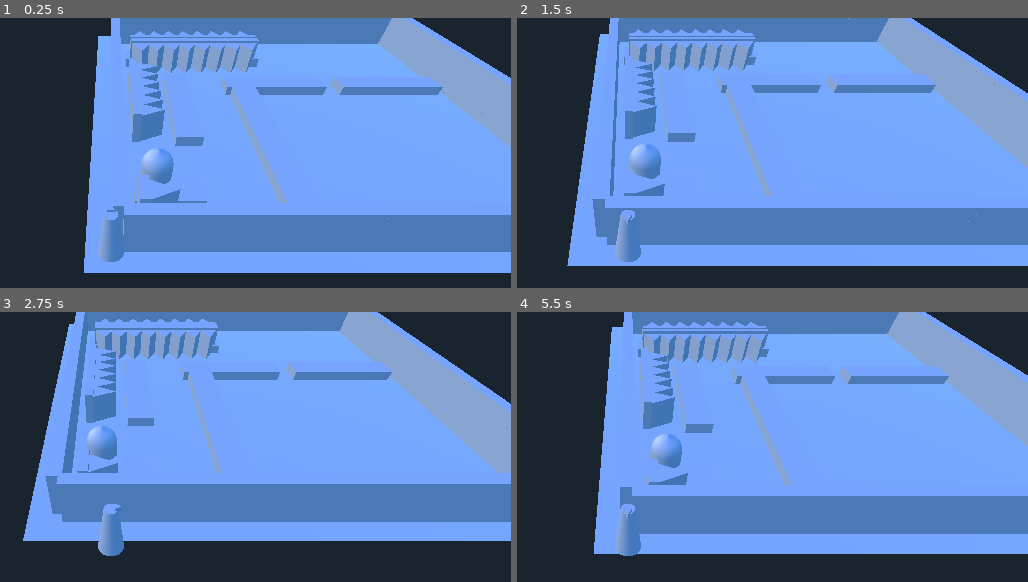
Above: before the commit, frames 1-4 (two rows, left to right).
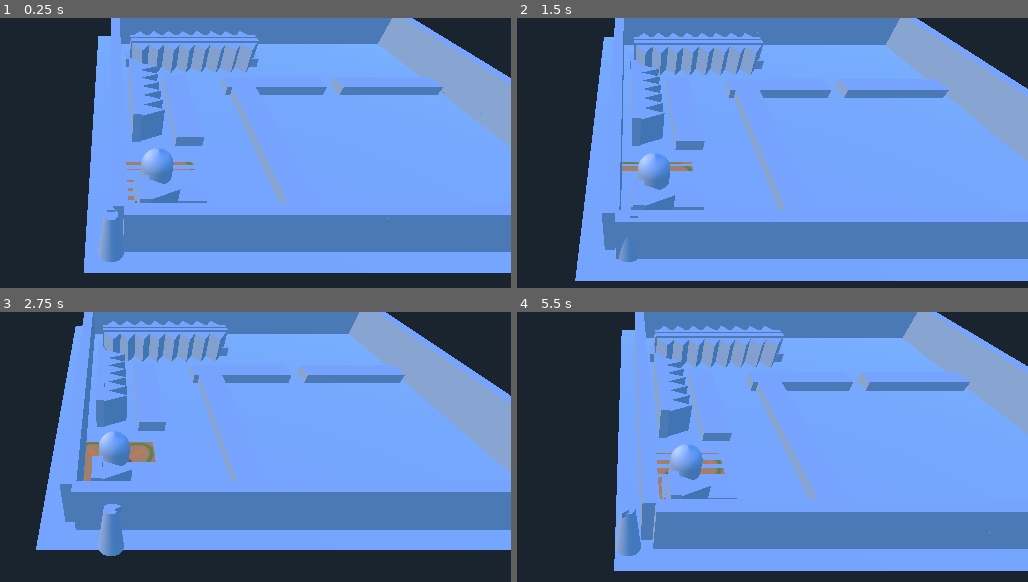
Above: after the commit, the same moments.

Repository: DevinPentecost/ld42
Game: Godot game, scene res://test_scenes/caleb_test.tscn
Two runs of this game, one before a commit and one after it. Both use one fixed random seed, a clock stepped at 60 frames per second and the inputs below. The project has no main scene, so this scene is started directly.
Inputs (mouse positions are in pixels of both pictures, inside the frame that each line leads up to):
- Up to frame 1 (0.25 s): no input
- Up to frame 2 (1.5 s): tap Enter at 0.5 s; move the mouse to (803, 228) at 0.52 s; hold D (player_move_right) 0.53-1.28 s; tap Space (player_action) at 0.6, 1.35 s; click (803, 228) at 0.67 s; move the mouse to (outside the picture) at 1.27 s; hold S (player_move_down) from 1.28 s (still down)
- Up to frame 3 (2.75 s): move the mouse to (189, 444) at 2.02 s; release S (player_move_down) at 2.03 s; hold D (player_move_right) from 2.03 s (still down); tap Space (player_action) at 2.1 s
- Up to frame 4 (5.5 s): move the mouse to (outside the picture) at 2.77 s; release D (player_move_right) at 2.78 s; hold W (player_move_up) 2.78-3.53 s; tap Space (player_action) every 0.75 s from 2.85 to 5.1 s; click (outside the picture) at 2.92 s; move the mouse to (outside the picture) at 3.52 s; hold A (player_move_left) 3.53-5.03 s; move the mouse to (outside the picture) at 4.27 s; move the mouse to (670, 546) at 5.02 s; hold S (player_move_down) from 5.03 s (still down); click (670, 546) at 5.17 s

The runs differ from the first frame. In frame 1, 0.1% of the frame differs, in the area x 24-39%, y 53-68%; in frame 2, 25%; in frame 3, 21%; in frame 4, 28%, in the area x 15-100%, y 0-96%.

Commit message:
Food and fixes
Wired up feeding the kennel. Also squashed some bugs

Diff:
--- a/project/objects/game/GameController.gd
+++ b/project/objects/game/GameController.gd
@@ -3,6 +3,7 @@
 signal game_over(time, adoptions)
 signal score_changed(time, adoptions)
 signal food_changed(food_amount)
+signal not_enough_food
 
 #Scoring
 var time = 0
@@ -13,7 +14,7 @@
 
 #Food
 const MAX_PLAYER_FOOD = 10
-var player_food = MAX_PLAYER_FOOD setget _set_player_food
+var _player_food = 10 setget _set_player_food
 
 #Dog spawning
 onready var _spawn_timer = $SpawnTimer
@@ -32,6 +33,11 @@
 	#Spawn the first dog
 	_start_dog_spawn()
 
+	player_feed_kennel(null)
+	player_feed_kennel(null)
+	player_feed_kennel(null)
+	player_feed_kennel(null)
+
 	#Track every frame
 	set_process(true)
 
@@ -42,6 +48,7 @@
 	_update_score()
 
 func _update_score():
+	#GUI should be listening!
 	emit_signal("score_changed", time, adoptions)
 
 func _start_dog_spawn():
@@ -66,11 +73,14 @@
 	#A good number?
 	new_food = max(new_food, 0)
 	new_food = min(new_food, MAX_PLAYER_FOOD)
-	player_food = new_food
+	_player_food = new_food
+
+	#Alert whoever is listening
+	emit_signal("food_changed", _player_food)
 
 func can_player_spend_food():
 	#Do we have any?
-	return player_food > 0
+	return _player_food > 0
 
 func spend_player_food(amount=1):
 	#Can we feed anything?
@@ -78,8 +88,10 @@
 		return null
 
 	#Remove food from the player's inventory
-	player_food -= 1
-	return player_food
+	_set_player_food(_player_food - 1)
+
+	#Return the amount remaining
+	return _player_food
 
 func fill_player_food(amount=null):
 	#Was an amount specified?
@@ -89,6 +101,23 @@
 
 	#Set it
 	_set_player_food(amount)
+
+func player_feed_kennel(kennel_node):
+	#A kennel is attempting to feed
+
+	#Can we?
+	print(_player_food)
+	if can_player_spend_food():
+		#We spend that food
+		var remaining_food = spend_player_food()
+		print("Remaining food: ", remaining_food)
+
+		#Tell the kennel to be happy or whatever
+		pass
+	else:
+		#We need to alert folks that there wasn't enough food
+		print("OUT OF FOOD")
+		emit_signal("not_enough_food")
 
 func on_Kennel_dog_adopted(kennel):
 
--- a/project/objects/kennel/Kennel.gd
+++ b/project/objects/kennel/Kennel.gd
@@ -21,17 +21,16 @@
 	#Is the player here?
 	if _active:
 		#We respond!
+		get_tree().call_group("game_controller", "player_feed_kennel", self)
 		print("FEED THAT DOG?!?!")
 
 	pass
 
 func _on_ActionArea_body_entered(body):
-
 	#For now, assume it's the player
 	_active = true
 
 
 func _on_ActionArea_body_exited(body):
-
 	#For now, assume it's the player
 	_active = false
--- a/project/objects/kennel/Kennel.tscn
+++ b/project/objects/kennel/Kennel.tscn
@@ -96,7 +96,7 @@
 priority = 0.0
 monitoring = true
 monitorable = true
-collision_layer = 1
+collision_layer = 4
 collision_mask = 1
 audio_bus_override = false
 audio_bus_name = "Master"
@@ -104,7 +104,7 @@
 reverb_bus_name = "Master"
 reverb_bus_amount = 0.0
 reverb_bus_uniformity = 0.0
-_sections_unfolded = [ "Transform" ]
+_sections_unfolded = [ "Collision", "Transform" ]
 
 [node name="CollisionShape" type="CollisionShape" parent="ActionArea" index="0"]
 
--- a/project/objects/player/Player.gd
+++ b/project/objects/player/Player.gd
@@ -12,10 +12,10 @@
 var _movement_input = [false, false, false, false]
 
 #Movement variables
-const PI2 = 2*PI
 var desired_angle = null
-const _player_rotation_speed = 5 #Radians a second?
-const _player_movement_speed = 100 #Units per second
+const _player_rotation_lock = 0.1 #Radians to 'lock' to desired angle
+const _player_rotation_speed = 2.3 #Radians a second?
+const _player_movement_speed = 140 #Units per second
 const _player_movement_angle = PI/2 #Radians away from target before player starts moving
 
 #Action variables
@@ -65,9 +65,15 @@
 	#How far to move?
 	var angular_distance = desired_angle - rotation.y
 
+	#Are we close enough to just face it?
+	if abs(angular_distance) <= _player_rotation_lock:
+		#Just face it
+		rotation.y = desired_angle
+		return
+
 	#Across the circle?
 	if angular_distance < 0:
-		angular_distance += PI2
+		angular_distance += PI*2
 
 	#Which way to go?
 	var rotation_direction = 1
@@ -76,20 +82,17 @@
 		rotation_direction = -1
 
 	#Now rotate that much
-	var rotation_amount = _player_rotation_speed * rotation_direction * delta
-	var target_rotation = rotation.y + rotation_amount
+	var rotation_amount = _player_rotation_speed * rotation_direction
+	rotation_amount *= delta
 
-	#Did we go past it?
-	if (rotation_direction == 1) and (target_rotation >= desired_angle) or (rotation_direction == -1) and (target_rotation <= desired_angle):
-		#Just stop there
-		rotation.y = desired_angle
-	else:
-		#Rotate that amount
-		rotation.y = target_rotation
+	#Do the rotate
+	rotation.y += rotation_amount
 
 	#If we rotated past
-	if rotation.y > PI2:
-		rotation.y -= PI2
+	if rotation.y > PI:
+		rotation.y -= 2*PI
+	if rotation.y < -PI:
+		rotation.y += 2*PI
 
 func _handle_player_motion(delta):
 	#Is the player moving at all?
@@ -97,9 +100,10 @@
 		return
 
 	#First, are we looking close enough to move?
-	var angular_distance = abs(rotation.y - desired_angle)
-	var angular_distance_mod = abs(rotation.y - (desired_angle + PI2))
-	#print('D ', angular_distance, ' DM ', angular_distance_mod)
+	var angular_distance = abs(desired_angle - rotation.y)
+	var angular_distance_mod = abs(desired_angle - (rotation.y + 2*PI))
+
+	#Facing close enough to start moving?
 	if angular_distance < _player_movement_angle or angular_distance_mod < _player_movement_angle:
 		#We can start moving
 
@@ -115,25 +119,29 @@
 func _calculate_desired_angle():
 	#Figure out where the player wants to rotate towards
 	#Huge ugly match statement because I'm math dumb
+	var angle = null
 	match _movement_input:
 		[true, false, false, false]:
-			return 0
+			angle = 0
 		[true, true, false, false]:
-			return PI/4
+			angle = PI/4
 		[false, true, false, false]:
-			return 2*PI/4
+			angle = 2*PI/4
 		[false, true, true, false]:
-			return 3*PI/4
+			angle = 3*PI/4
 		[false, false, true, false]:
-			return 4*PI/4
+			angle = PI
 		[false, false, true, true]:
-			return 5*PI/4
+			angle = -3*PI/4
 		[false, false, false, true]:
-			return 6*PI/4
+			angle = -2*PI/4
 		[true, false, false, true]:
-			return 7*PI/4
+			angle = -PI/4
 		_:
 			return null
+
+	#Adjust the angle
+	return angle
 
 
 
--- a/project/objects/shelter_items/food_bucket.gd
+++ b/project/objects/shelter_items/food_bucket.gd
@@ -9,7 +9,9 @@
 signal on_cooldown_done
 signal on_food_full
 
+
 # Internal things
+var _active = false
 var current_cooldown_seconds = 0
 var current_food = max_food / 2
 
@@ -61,10 +63,18 @@
 	return food_to_give
 
 func on_player_action():
-	# Detect if the player is in contact
-	var is_nearby = true
-	if is_nearby == true:
+	#Is the player interacting with the bucket?
+	if _active:
 		# Give the player food!
 		get_tree().call_group("game_controller", "fill_player_food", request_food())
 
 	pass
+
+func _on_ActionArea_body_entered(body):
+	#For now, assume it's the player
+	print(body)
+	_active = true
+
+func _on_ActionArea_body_exited(body):
+	#For now, assume it's the player
+	_active = false
--- a/project/objects/shelter_items/food_bucket.tscn
+++ b/project/objects/shelter_items/food_bucket.tscn
@@ -1,9 +1,14 @@
-[gd_scene load_steps=5 format=2]
+[gd_scene load_steps=7 format=2]
 
 [ext_resource path="res://objects/shelter_items/food_bucket.gd" type="Script" id=1]
 [ext_resource path="res://objects/shelter_items/tile_floor.tscn" type="PackedScene" id=2]
+[ext_resource path="res://objects/shelter_items/food_mat.png" type="Texture" id=3]
 
-[sub_resource type="CapsuleMesh" id=1]
+[sub_resource type="SphereShape" id=1]
+
+radius = 2.0
+
+[sub_resource type="CapsuleMesh" id=2]
 
 custom_aabb = AABB( 0, 0, 0, 0, 0, 0 )
 radius = 1.0
@@ -11,12 +16,12 @@
 radial_segments = 64
 rings = 8
 
-[sub_resource type="CapsuleShape" id=2]
+[sub_resource type="CapsuleShape" id=3]
 
 radius = 1.0
 height = 1.0
 
-[node name="food_bucket" type="Spatial" index="0" groups=[
+[node name="food_bucket" type="Spatial" groups=[
 "food",
 ]]
 
@@ -27,9 +32,50 @@
 food_given_when_activated = 30
 activation_cooldown_seconds = 5
 
-[node name="MeshInstance" type="MeshInstance" parent="." index="0"]
+[node name="ActionArea" type="Area" parent="." index="0"]
 
-transform = Transform( 0.7, 0, 0, 0, -1.14044e-07, -0.7, 0, 0.7, -1.14044e-07, 0, 0.7, 0 )
+input_ray_pickable = false
+input_capture_on_drag = false
+space_override = 0
+gravity_point = true
+gravity_distance_scale = 0.0
+gravity_vec = Vector3( 0, -1, 0 )
+gravity = 9.8
+linear_damp = 0.1
+angular_damp = 1.0
+priority = 0.0
+monitoring = true
+monitorable = true
+collision_layer = 4
+collision_mask = 1
+audio_bus_override = false
+audio_bus_name = "Master"
+reverb_bus_enable = false
+reverb_bus_name = "Master"
+reverb_bus_amount = 0.0
+reverb_bus_uniformity = 0.0
+_sections_unfolded = [ "Collision" ]
+
+[node name="CollisionShape" type="CollisionShape" parent="ActionArea" index="0"]
+
+shape = SubResource( 1 )
+disabled = false
+
+[node name="StaticBody" type="StaticBody" parent="." index="1"]
+
+transform = Transform( 0.7, 0, 0, 0, -1.14044e-007, -0.7, 0, 0.7, -1.14044e-007, 0, 0.7, 0 )
+input_ray_pickable = true
+input_capture_on_drag = false
+collision_layer = 2
+collision_mask = 1
+friction = 1.0
+bounce = 0.0
+constant_linear_velocity = Vector3( 0, 0, 0 )
+constant_angular_velocity = Vector3( 0, 0, 0 )
+_sections_unfolded = [ "Collision" ]
+
+[node name="MeshInstance" type="MeshInstance" parent="StaticBody" index="0"]
+
 layers = 1
 material_override = null
 cast_shadow = 1
@@ -39,39 +85,50 @@
 lod_min_hysteresis = 0.0
 lod_max_distance = 0.0
 lod_max_hysteresis = 0.0
-mesh = SubResource( 1 )
+mesh = SubResource( 2 )
 skeleton = NodePath("..")
 material/0 = null
 _sections_unfolded = [ "Transform" ]
 
-[node name="Area" type="Area" parent="MeshInstance" index="0"]
+[node name="CollisionShape" type="CollisionShape" parent="StaticBody" index="1"]
 
-input_ray_pickable = false
-input_capture_on_drag = false
-space_override = 0
-gravity_point = false
-gravity_distance_scale = 0.0
-gravity_vec = Vector3( 0, -1, 0 )
-gravity = 9.8
-linear_damp = 0.1
-angular_damp = 1.0
-priority = 0.0
-monitoring = true
-monitorable = true
-collision_layer = 1
-collision_mask = 1
-audio_bus_override = false
-audio_bus_name = "Master"
-reverb_bus_enable = false
-reverb_bus_name = "Master"
-reverb_bus_amount = 0.0
-reverb_bus_uniformity = 0.0
-_sections_unfolded = [ "Transform" ]
-
-[node name="CollisionShape" type="CollisionShape" parent="MeshInstance/Area" index="0"]
-
-shape = SubResource( 2 )
+shape = SubResource( 3 )
 disabled = false
 _sections_unfolded = [ "Transform" ]
 
-[node name="tile_floor" parent="." index="1" instance=ExtResource( 2 )]
+[node name="tile_floor" parent="." index="2" instance=ExtResource( 2 )]
+
+[node name="Sprite3D" type="Sprite3D" parent="." index="3"]
+
+layers = 1
+material_override = null
+cast_shadow = 1
+extra_cull_margin = 0.0
+use_in_baked_light = false
+lod_min_distance = 0.0
+lod_min_hysteresis = 0.0
+lod_max_distance = 0.0
+lod_max_hysteresis = 0.0
+centered = true
+offset = Vector2( 0, 0 )
+flip_h = false
+flip_v = false
+modulate = Color( 1, 1, 1, 1 )
+opacity = 1.0
+pixel_size = 0.01
+axis = 1
+transparent = false
+shaded = false
+double_sided = false
+alpha_cut = 0
+texture = ExtResource( 3 )
+vframes = 1
+hframes = 1
+frame = 0
+region_enabled = false
+region_rect = Rect2( 0, 0, 0, 0 )
+_sections_unfolded = [ "Flags" ]
+
+[connection signal="body_entered" from="ActionArea" to="." method="_on_ActionArea_body_entered"]
+
+[connection signal="body_exited" from="ActionArea" to="." method="_on_ActionArea_body_exited"]
--- a/project/objects/shelter_items/tile_floor.tscn
+++ b/project/objects/shelter_items/tile_floor.tscn
@@ -63,7 +63,7 @@
 
 plane = Plane( 0, 1, 0, 0 )
 
-[node name="tile_floor" type="MeshInstance" index="0"]
+[node name="tile_floor" type="MeshInstance"]
 
 layers = 1
 material_override = null
--- a/project/scenes/CharacterTest.tscn
+++ /dev/null
@@ -1,19 +0,0 @@
-[gd_scene load_steps=5 format=2]
-
-[ext_resource path="res://objects/game/GameController.tscn" type="PackedScene" id=1]
-[ext_resource path="res://objects/player/Player.tscn" type="PackedScene" id=2]
-[ext_resource path="res://objects/game/Camera.tscn" type="PackedScene" id=3]
-[ext_resource path="res://objects/kennel/Kennel.tscn" type="PackedScene" id=4]
-
-[node name="CharacterTest" type="Node" index="0"]
-
-[node name="GameController" parent="." index="0" instance=ExtResource( 1 )]
-
-[node name="Player" parent="." index="1" instance=ExtResource( 2 )]
-
-[node name="Camera" parent="." index="2" instance=ExtResource( 3 )]
-
-[node name="Kennel" parent="." index="3" instance=ExtResource( 4 )]
-
-transform = Transform( -0.824646, 0, 0.565649, 0, 1, 0, -0.565649, 0, -0.824646, 10, 0, 5 )
-_sections_unfolded = [ "Transform" ]
--- /dev/null
+++ b/project/test_scenes/CharacterTest.tscn
@@ -0,0 +1,22 @@
+[gd_scene load_steps=6 format=2]
+
+[ext_resource path="res://objects/game/GameController.tscn" type="PackedScene" id=1]
+[ext_resource path="res://objects/shelter_items/shelter_grid/game_grid.tscn" type="PackedScene" id=2]
+[ext_resource path="res://objects/player/Player.tscn" type="PackedScene" id=3]
+[ext_resource path="res://objects/game/Camera.tscn" type="PackedScene" id=4]
+[ext_resource path="res://objects/kennel/Kennel.tscn" type="PackedScene" id=5]
+
+[node name="CharacterTest" type="Node" index="0"]
+
+[node name="GameController" parent="." index="0" instance=ExtResource( 1 )]
+
+[node name="game_grid" parent="." index="1" instance=ExtResource( 2 )]
+
+[node name="Player" parent="." index="2" instance=ExtResource( 3 )]
+
+[node name="Camera" parent="." index="3" instance=ExtResource( 4 )]
+
+[node name="Kennel" parent="." index="4" instance=ExtResource( 5 )]
+
+transform = Transform( -0.362216, 0, -0.932094, 0, 1, 0, 0.932094, 0, -0.362216, 3.4102, 0, -12.3718 )
+_sections_unfolded = [ "Transform" ]
Binary file added: project/objects/shelter_items/food_mat.png
Not shown, added: project/objects/shelter_items/food_mat.png.import
